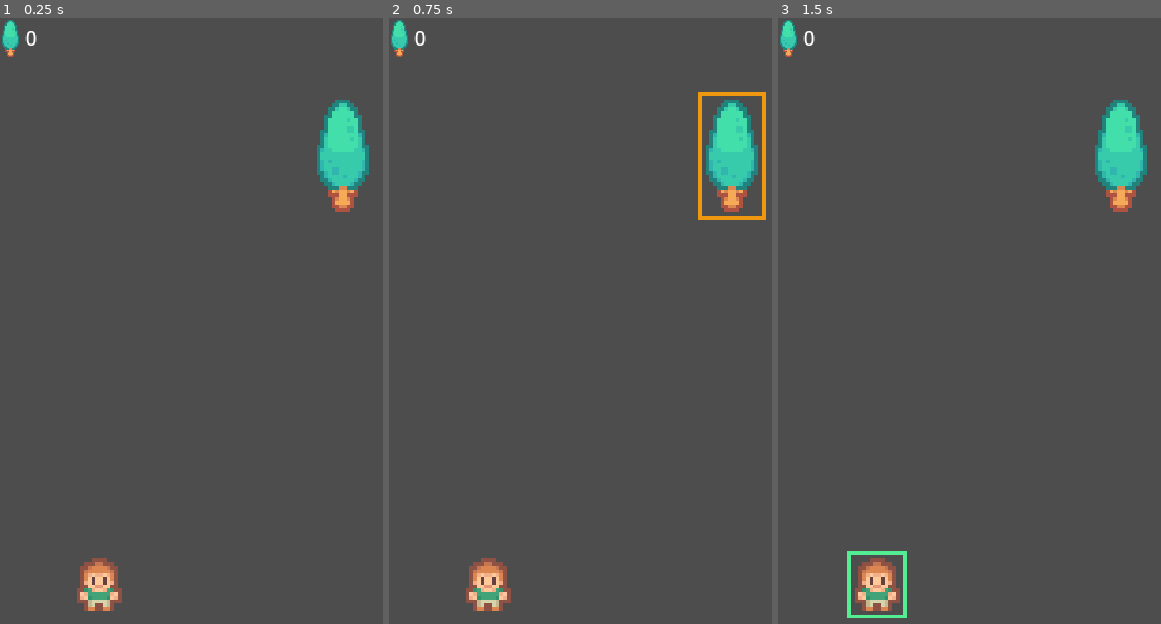
Above: before the commit, frames 1-3 (left to right).
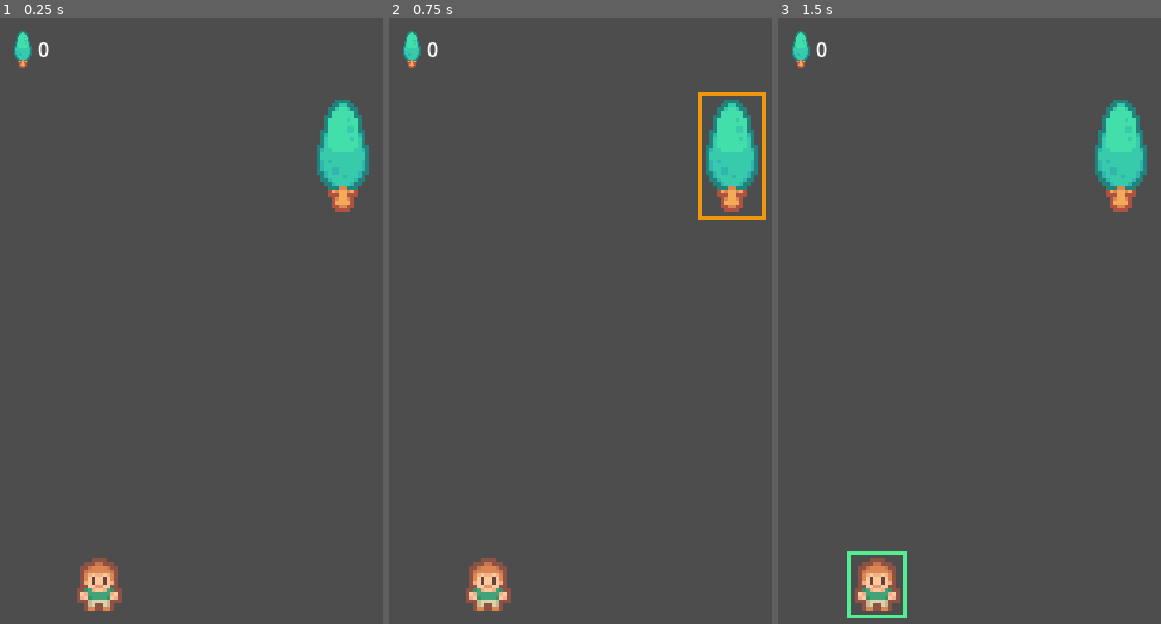
Above: after the commit, the same moments.

Repository: cosmic-canopy-studio/rimpocalypse
Game: Godot game, scene res://main.tscn
Same seed, same stepped clock (60 frames per second), same inputs: the game is played once before the commit and once after it.
Inputs (mouse positions are in pixels of both pictures, inside the frame that each line leads up to):
- Up to frame 1 (0.25 s): no input
- Up to frame 2 (0.75 s): tap Enter at 0.5 s; move the mouse to (729, 157) at 0.52 s; click (729, 157) at 0.67 s
- Up to frame 3 (1.5 s): move the mouse to (877, 581) at 1.27 s; click (877, 581) at 1.42 s

The runs differ from the first frame. In frame 1, 0.5% of the frame differs, in the area x 0-13%, y 0-9%; in frame 2, 0.5%; in frame 3, 0.5%.

Commit message:
update resource grid position
Signed-off-by: Sam Biggins <sambiggins@gmail.com>

Diff:
--- a/main.tscn
+++ b/main.tscn
@@ -7,7 +7,7 @@
 
 [sub_resource type="AtlasTexture" id="AtlasTexture_t4f4o"]
 atlas = ExtResource("3_pdw8w")
-region = Rect2(256, 128, 16, 32)
+region = Rect2(256, 129, 16, 30)
 
 [node name="Main" type="Node"]
 script = ExtResource("1_1hjiu")
@@ -32,8 +32,10 @@
 
 [node name="ResourceGrid" type="GridContainer" parent="HUD"]
 layout_mode = 0
-offset_right = 40.0
-offset_bottom = 40.0
+offset_left = 10.0
+offset_top = 10.0
+offset_right = 50.0
+offset_bottom = 50.0
 columns = 2
 
 [node name="TreeIcon" type="TextureRect" parent="HUD/ResourceGrid"]
--- a/tree.tscn
+++ b/tree.tscn
@@ -15,7 +15,6 @@
 script = ExtResource("1_kun72")
 
 [node name="Panel" type="Panel" parent="."]
-visible = false
 offset_left = -9.0
 offset_top = -17.0
 offset_right = 9.0
